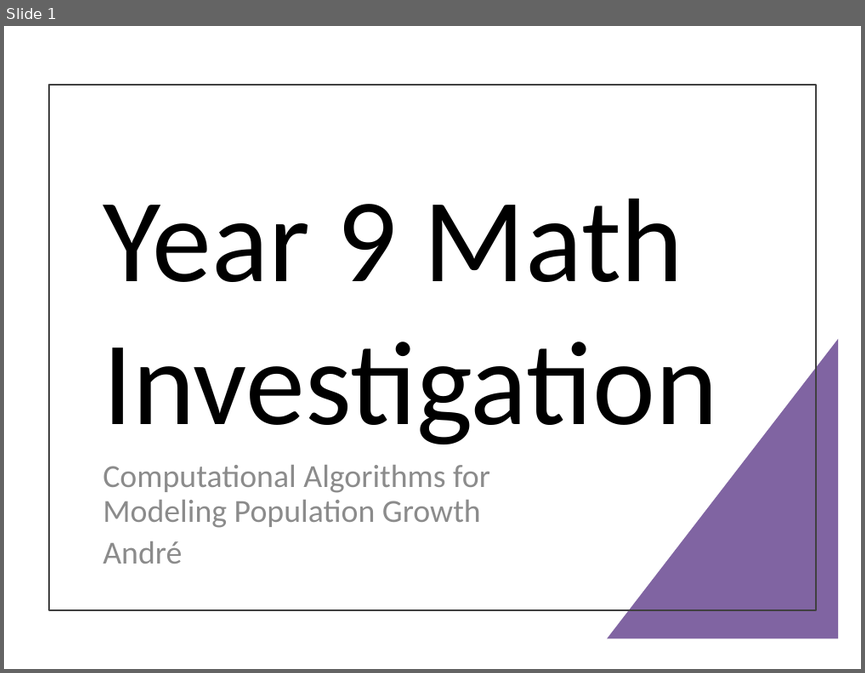
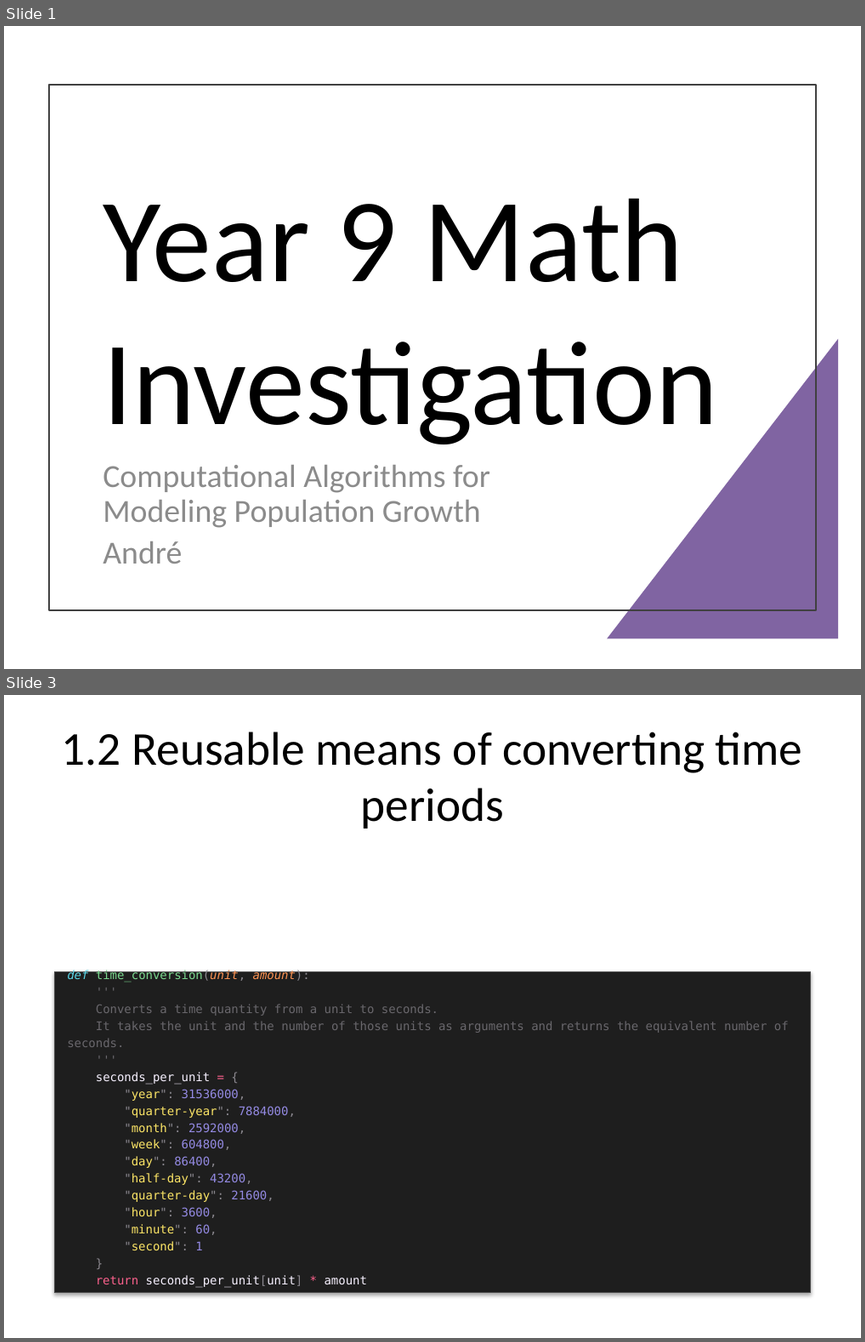
Before and after one commit to AndreNijman/Computation-Algorithms-for-Modelling-Population-Growth, a slide deck: presentation/Math_Investigation_Presentation.pptx. Shown one above the other, each under a label of ours: slide 1 before the commit, slides 1 and 3 after it; the slides between them are not shown. The pictures are 865x673 and 865x1342 pixels, drawn with LibreOffice and Linux fonts; fonts in the diff are those of the drawing. Boxes give left, top, right and bottom in pixels: in the first picture for what was removed or moved away, otherwise in the second. Text is boxed around its words. In the diff, an @@ line names an element or a change of style, - is before the commit and + after.

```diff
--- a/presentation/Math_Investigation_Presentation.pptx
+++ b/presentation/Math_Investigation_Presentation.pptx
@@ slide 3 added at (4, 695, 861, 1338), background #FFFFFF @@
@@ title added at (62, 732, 803, 828), 39.6 pt, text #000000 @@
+1.2 Reusable means of converting time periods
@@ rectangle added at (54, 972, 811, 1293), fill #1E1E1E, outline #505050 0.75 pt, 10 pt, text #69676C @@
+def time_conversion(unit, amount):
+'''
+Converts a time quantity from a unit to seconds.
+It takes the unit and the number of those units as arguments and returns the equivalent number of seconds.
+'''
+seconds_per_unit = {
+"year": 31536000,
+"quarter-year": 7884000,
+"month": 2592000,
+"week": 604800,
+"day": 86400,
+"half-day": 43200,
+"quarter-day": 21600,
+"hour": 3600,
+"minute": 60,
+"second": 1
+}
+return seconds_per_unit[unit] * amount
```
Also in this commit, not shown: 1 slide changed, 1 other slide added, 1 slide removed.
